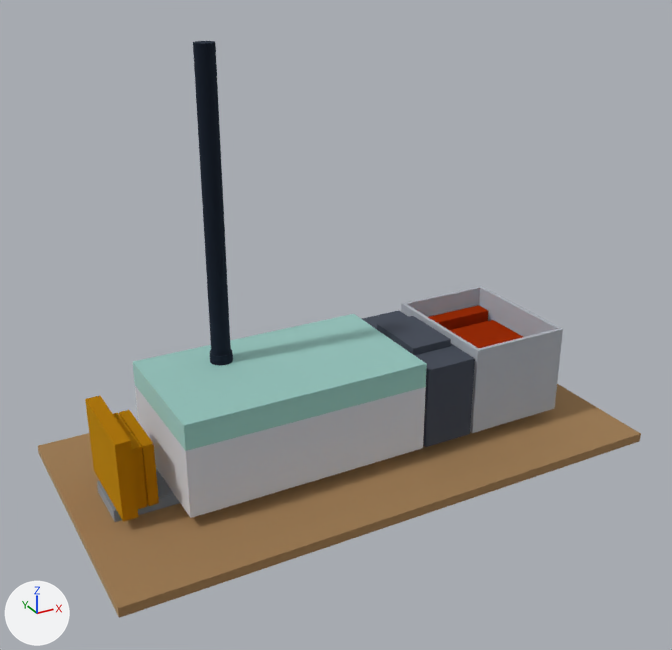
A saved change to the glTF model media/model.glb.
One viewpoint serves both versions: a 50 mm lens placed at (-0.259, -0.47, 0.32), pointed at (-0.007, -0.013, 0.091). Every picture has the same lights, and +X, +Y and +Z are marked at lower left. The picture after the commit comes second. Where no turn or scale is listed for an object, it has been applied to the vertices. Vertices at exactly the same position are counted once.

The first picture shows 'Bench mounting plate', 'DC-DC converter, 12 V to 5 V', 'DIN UPS module', 'DIN rail, TS35', 'Gateway enclosure base', 'Gateway enclosure cover', 'LiFePO4 backup pack, 12.8 V', 'LoRa antenna and SMA bulkhead', 'Terminal blocks and fuse'.
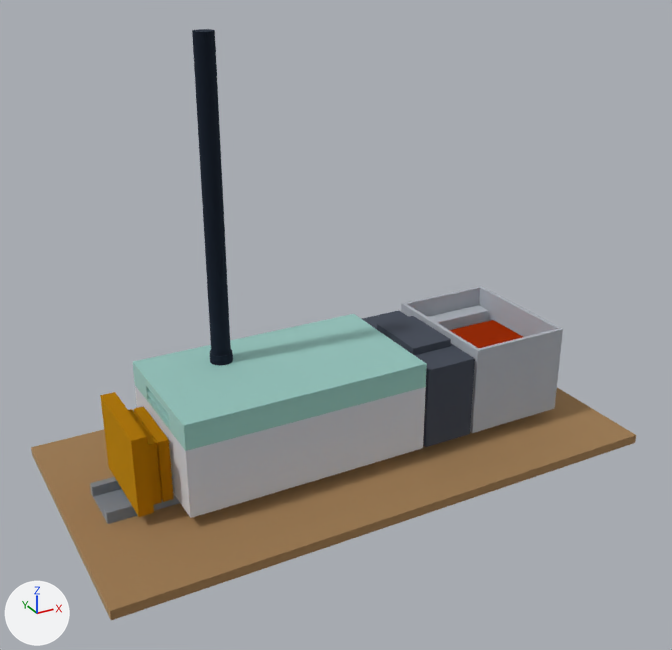
Where the newer file only moved an object's origin or applied its transform, the numbers keep the older frame.

Boxes [x1, y1, x2, y2] around the edits, measured in the pictures (672 x 650 px; the box of a moved part takes in the faces that stretch with it):
'Bench mounting plate', moved
    before: [38, 384, 641, 618]
    after: [31, 388, 636, 620]
'Terminal blocks and fuse', reshaped
    before: [85, 396, 159, 522]
    after: [100, 392, 174, 517]
'LoRa antenna and SMA bulkhead', reshaped
    before: [193, 41, 233, 366]
    after: [192, 29, 233, 366]
'DIN rail, TS35', moved
    before: [97, 469, 180, 522]
    after: [90, 477, 180, 524]
part 1 of me_lora_antenna_and_sma_bulkhead, moved or reshaped
    before: [193, 41, 215, 46]
    after: [192, 29, 215, 46]
part 2 of me_din_ups_module, reshaped
    after: [428, 305, 489, 330]
part 3 of me_lifepo4_backup_pack__12_8_v, deleted (orange)
    before: [428, 305, 489, 330]
part 4 of me_terminal_blocks_and_fuse, moved or reshaped
    before: [119, 410, 159, 506]
    after: [134, 406, 174, 502]
part 5 of me_terminal_blocks_and_fuse, moved or reshaped
    before: [113, 413, 147, 509]
    after: [128, 409, 162, 505]
part 6 of me_terminal_blocks_and_fuse, moved or reshaped
    before: [85, 396, 139, 522]
    after: [100, 392, 154, 517]

Diff of the bpy script that builds the scene:
```diff
--- a/media/model.glb.py
+++ b/media/model.glb.py
@@ me_lora_antenna_and_sma_bulkhead @@
 # used by ob_lora_antenna_and_sma_bulkhead; location = (0.0, 0.0, 0.0)
-me_lora_antenna_and_sma_bulkhead.from_pydata(...)  # 504 vertices, 1004 faces; spans x -0.077..-0.063, y 0.013..0.027, z 0.068..0.258
+me_lora_antenna_and_sma_bulkhead.from_pydata(...)  # 504 vertices, 1004 faces; spans x -0.077..-0.063, y 0.013..0.027, z 0.068..0.264
+# me_lora_antenna_and_sma_bulkhead part 1: 55 vertices moved from x -0.076..-0.064, y 0.014..0.026, z 0.074..0.258 to x -0.076..-0.064, y 0.014..0.026, z 0.074..0.264; 87 vertices removed from x -0.076..-0.064, y 0.014..0.026, z 0.258; 87 vertices added at x -0.076..-0.064, y 0.014..0.026, z 0.264
 me_lora_antenna_and_sma_bulkhead.materials.append(mat_mat_8)
@@ me_din_ups_module @@
 # used by ob_din_ups_module; location = (0.0, 0.0, 0.0)
-me_din_ups_module.from_pydata(...)  # 16 vertices, 28 faces; spans x 0.0777..0.1478, y -0.045..0.045, z 0.0075..0.0675
+me_din_ups_module.from_pydata(...)  # 24 vertices, 44 faces; spans x 0.0777..0.1478, y -0.045..0.045, z 0.0075..0.0675
+# me_din_ups_module part 2
+# 2 faces are deleted
+# 8 vertices are added at x 0.0828..0.1427, y 0.028..0.04, z 0.01..0.055
+# 18 new faces join them
 me_din_ups_module.materials.append(mat_mat_10)
@@ me_lifepo4_backup_pack__12_8_v @@
 # used by ob_lifepo4_backup_pack__12_8_v; location = (0.0, 0.0, 0.0)
-me_lifepo4_backup_pack__12_8_v.from_pydata(...)  # 16 vertices, 24 faces; spans x 0.0828..0.1427, y -0.038..0.04, z 0.01..0.055
+me_lifepo4_backup_pack__12_8_v.from_pydata(...)  # 8 vertices, 12 faces; spans x 0.0828..0.1427, y -0.038..0.022, z 0.01..0.05
+# me_lifepo4_backup_pack__12_8_v part 3: the loose piece of 8 vertices spanning x 0.0828..0.1427, y 0.028..0.04, z 0.01..0.055 is deleted
 me_lifepo4_backup_pack__12_8_v.materials.append(mat_mat_11)
@@ me_terminal_blocks_and_fuse @@
 # used by ob_terminal_blocks_and_fuse; location = (0.0, 0.0, 0.0)
-me_terminal_blocks_and_fuse.from_pydata(...)  # 24 vertices, 36 faces; spans x -0.1532..-0.1296, y -0.03..0.03, z 0.0075..0.0575
+me_terminal_blocks_and_fuse.from_pydata(...)  # 24 vertices, 36 faces; spans x -0.1442..-0.1208, y -0.03..0.03, z 0.0075..0.0575
+# me_terminal_blocks_and_fuse part 4: the loose piece of 8 vertices spanning x -0.1358..-0.1296, y -0.0225..0.0225, z 0.0075..0.0475 is moved by (0.0089, 0.0, 0.0)
+# me_terminal_blocks_and_fuse part 5: the loose piece of 8 vertices spanning x -0.1428..-0.1366, y -0.0225..0.0225, z 0.0075..0.0475 is moved by (0.0087, 0.0, 0.0)
+# me_terminal_blocks_and_fuse part 6: the loose piece of 8 vertices spanning x -0.1532..-0.1443, y -0.03..0.03, z 0.0075..0.0575 is moved by (0.0091, 0.0, 0.0)
 me_terminal_blocks_and_fuse.materials.append(mat_mat_12)
@@ ob_bench_mounting_plate @@
 ob_bench_mounting_plate = bpy.data.objects.new('Bench mounting plate', me_bench_mounting_plate)
-ob_bench_mounting_plate.location = (0.005, 0.0, -0.003)
+ob_bench_mounting_plate.location = (0.0008, 0.0, -0.003)
@@ ob_din_rail__ts35 @@
 ob_din_rail__ts35 = bpy.data.objects.new('DIN rail, TS35', me_din_rail__ts35)
-ob_din_rail__ts35.location = (0.005, 0.0, 0.0038)
+ob_din_rail__ts35.location = (0.0, 0.0, 0.0)
```
